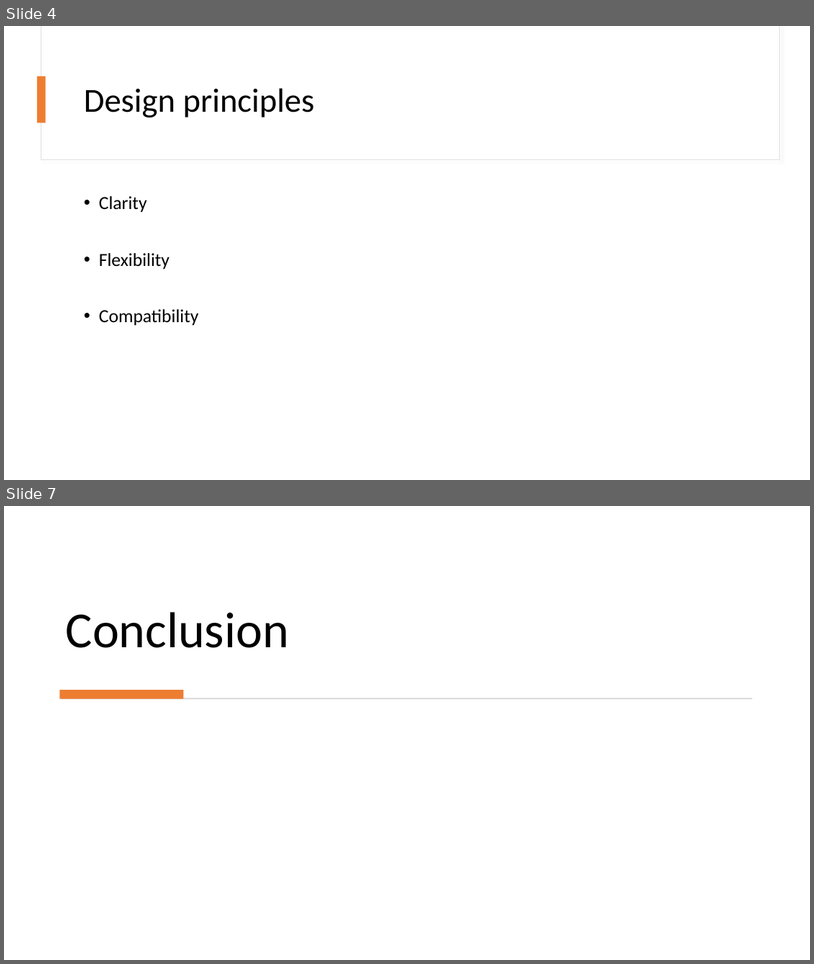
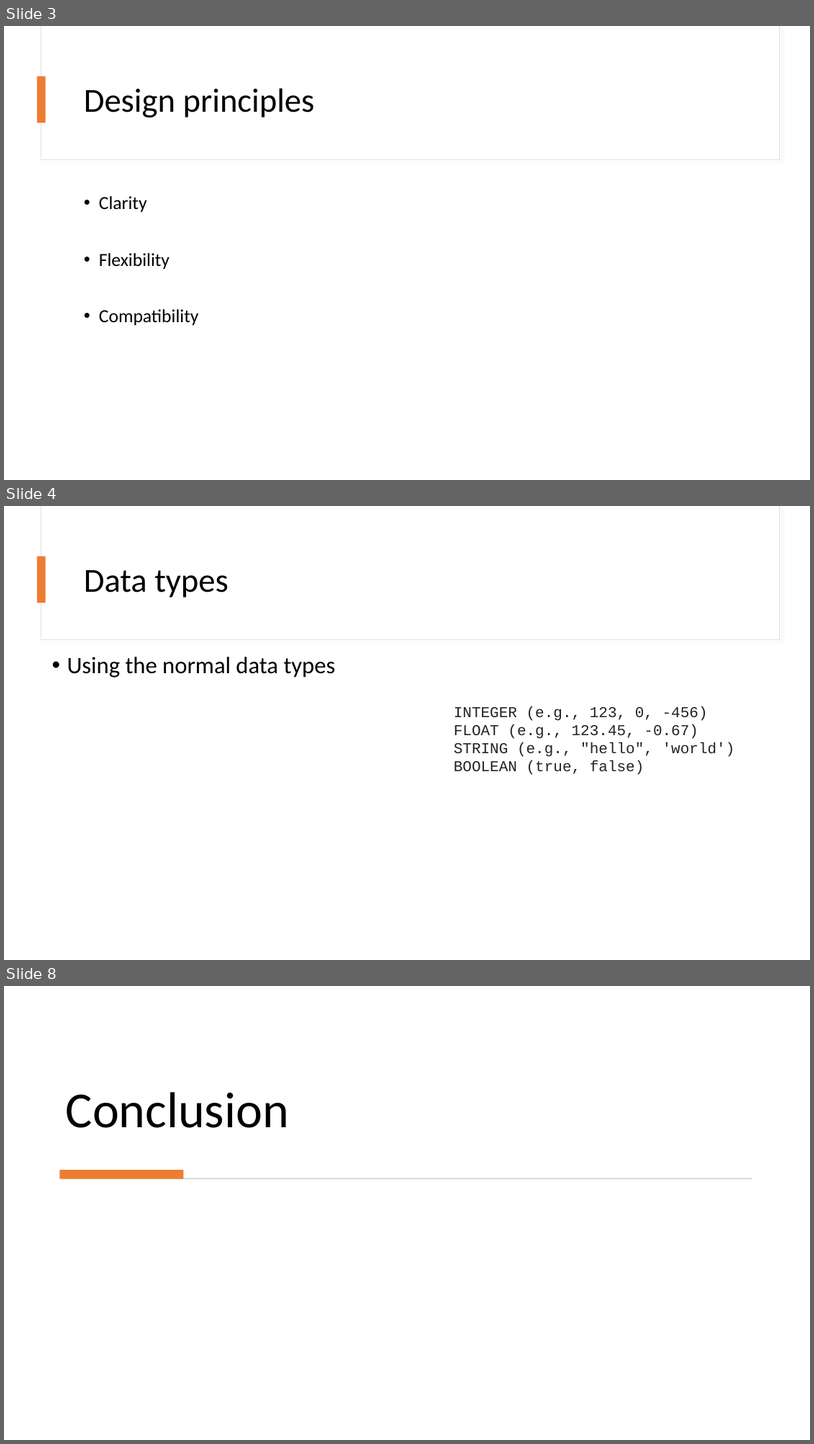
Before and after one commit to GiovanniRaso/D-Language, a slide deck: docs/D-Language.pptx. Shown one above the other, each under a label of ours: slides 4 and 7 before the commit, slides 3, 4 and 8 after it; the slides between them are not shown. The pictures are 814x964 and 814x1444 pixels, drawn with LibreOffice and Linux fonts; fonts in the diff are those of the drawing. Boxes give left, top, right and bottom in pixels: in the first picture for what was removed or moved away, otherwise in the second. Text is boxed around its words. In the diff, an @@ line names an element or a change of style, - is before the commit and + after.

```diff
--- a/docs/D-Language.pptx
+++ b/docs/D-Language.pptx
@@ slide 4 added at [4, 506, 810, 960], background #FFFFFF @@
@@ rectangle added at [41, 506, 779, 640], fill #FFFFFF, outline #E1E1E1 0.75 pt @@
@@ rectangle added at [41, 506, 779, 639], fill #FFFFFF @@
@@ rectangle added at [37, 556, 46, 602], fill #ED7D31 @@
@@ title added at [84, 570, 229, 597], 40 pt, text #000000 @@
+Data types
@@ text added at [67, 656, 336, 677], 28 pt, text #000000 @@
+• Using the normal data types
@@ text added at [454, 706, 736, 775], 18 pt, text #1F2328 @@
+INTEGER (e.g., 123, 0, -456)
+FLOAT (e.g., 123.45, -0.67)
+STRING (e.g., "hello", 'world')
+BOOLEAN (true, false)
@@ what was slide 4 is now slide 3 @@
@@ what was slide 7 is now slide 8 @@
```
Also in this commit, not shown: 3 other slides added, 3 slides removed.
